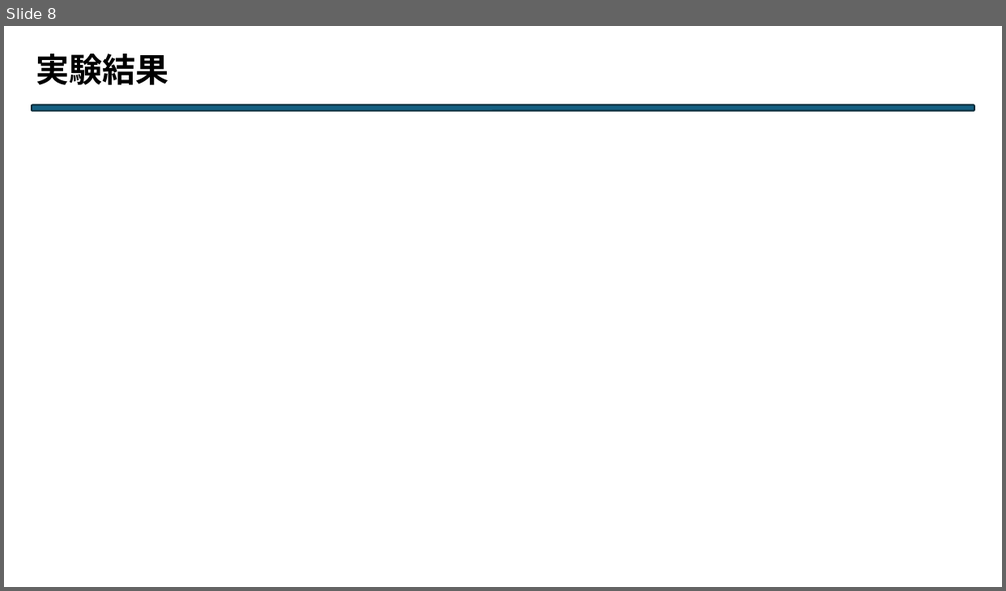
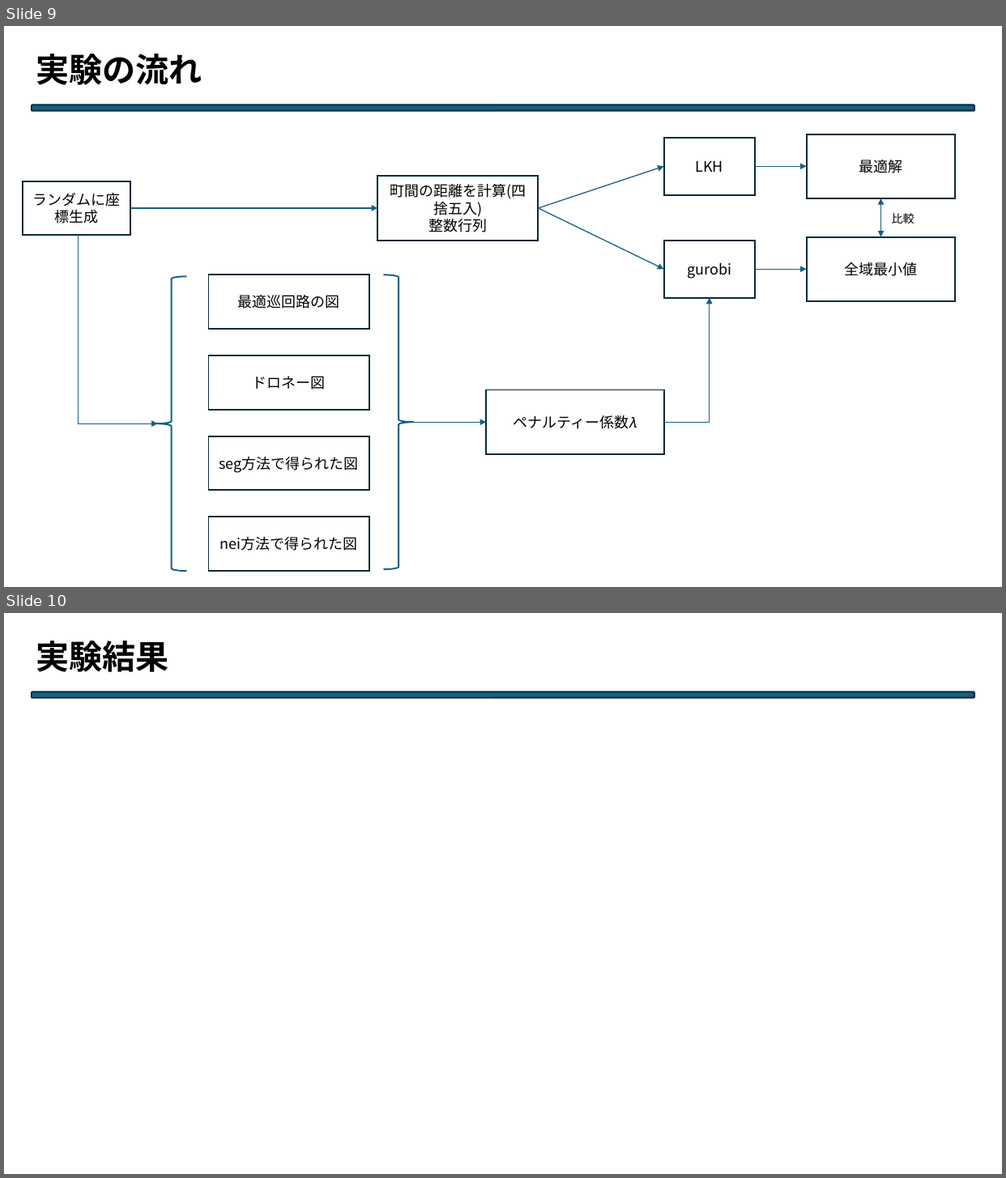
Before and after one commit to Legolas9999/chuukann, a slide deck: 中期.pptx. Shown one above the other, each under a label of ours: slide 8 before the commit, slides 9 and 10 after it. The pictures are 1006x591 and 1006x1178 pixels, drawn with LibreOffice and Linux fonts; fonts in the diff are those of the drawing. Boxes give left, top, right and bottom in pixels: in the first picture for what was removed or moved away, otherwise in the second. Text is boxed around its words. In the diff, an @@ line names an element or a change of style, - is before the commit and + after.

```diff
--- a/中期.pptx
+++ b/中期.pptx
@@ slide 9 added at (x1=4, y1=26, x2=1002, y2=587), background #FFFFFF @@
@@ text added at (x1=36, y1=54, x2=202, y2=85), 32 pt, text #000000, bold @@
+実験の流れ
@@ rounded rectangle added at (x1=32, y1=105, x2=975, y2=111), fill #156082, outline #092A39 1.5 pt @@
@@ rectangle added at (x1=664, y1=138, x2=755, y2=195), fill #FFFFFF, outline #092A39 1.5 pt, 14 pt, text #000000 @@
+LKH
@@ rectangle added at (x1=807, y1=135, x2=956, y2=199), fill #FFFFFF, outline #092A39 1.5 pt, 14 pt, text #000000 @@
+最適解
@@ arrow added from (539, 208) to (664, 167), #156082 1 pt @@
@@ arrow added from (755, 167) to (807, 167), #156082 1 pt @@
@@ rectangle added at (x1=23, y1=181, x2=130, y2=235), fill #FFFFFF, outline #092A39 1.5 pt, 14 pt, text #000000 @@
+ランダムに座標生成
@@ rectangle added at (x1=377, y1=176, x2=539, y2=240), fill #FFFFFF, outline #092A39 1.5 pt, 14 pt, text #000000 @@
+町間の距離を計算(四捨五入)
+整数行列
@@ arrow added from (130, 208) to (377, 208), #156082 1 pt @@
@@ arrow added from (539, 208) to (664, 269), #156082 1 pt @@
@@ double arrow added from (881, 199) to (881, 237), #156082 1 pt @@
@@ text added at (x1=892, y1=213, x2=914, y2=224), 11 pt, text #000000 @@
+比較
@@ elbow arrow added from (78, 236) to (157, 425), #156082 1 pt @@
@@ rectangle added at (x1=664, y1=241, x2=755, y2=298), fill #FFFFFF, outline #092A39 1.5 pt, 14 pt, text #000000 @@
+gurobi
@@ rectangle added at (x1=807, y1=237, x2=956, y2=301), fill #FFFFFF, outline #092A39 1.5 pt, 14 pt, text #000000 @@
+全域最小値
@@ right brace added at (x1=156, y1=277, x2=186, y2=572), outline #156082 1.5 pt @@
@@ rectangle added at (x1=208, y1=275, x2=369, y2=329), fill #FFFFFF, outline #092A39 1.5 pt, 14 pt, text #000000 @@
+最適巡回路の図
@@ right brace added at (x1=384, y1=275, x2=414, y2=570), outline #156082 1.5 pt @@
@@ arrow added from (755, 269) to (807, 269), #156082 1 pt @@
@@ elbow arrow added from (664, 422) to (710, 297), #156082 1 pt @@
@@ rectangle added at (x1=208, y1=356, x2=369, y2=409), fill #FFFFFF, outline #092A39 1.5 pt, 14 pt, text #000000 @@
+ドロネー図
@@ rectangle added at (x1=486, y1=390, x2=663, y2=455), fill #FFFFFF, outline #092A39 1.5 pt, 14 pt, text #000000 @@
+ペナルティー係数𝜆
@@ rectangle added at (x1=208, y1=436, x2=369, y2=490), fill #FFFFFF, outline #092A39 1.5 pt, 14 pt, text #000000 @@
+seg方法で得られた図
@@ arrow added from (414, 422) to (486, 422), #156082 1 pt @@
@@ rectangle added at (x1=208, y1=517, x2=369, y2=571), fill #FFFFFF, outline #092A39 1.5 pt, 14 pt, text #000000 @@
+nei方法で得られた図
@@ what was slide 8 is now slide 10 @@
```
Also in this commit, not shown: 3 slides changed, 2 other slides added, 2 slides removed, 1 other file.
